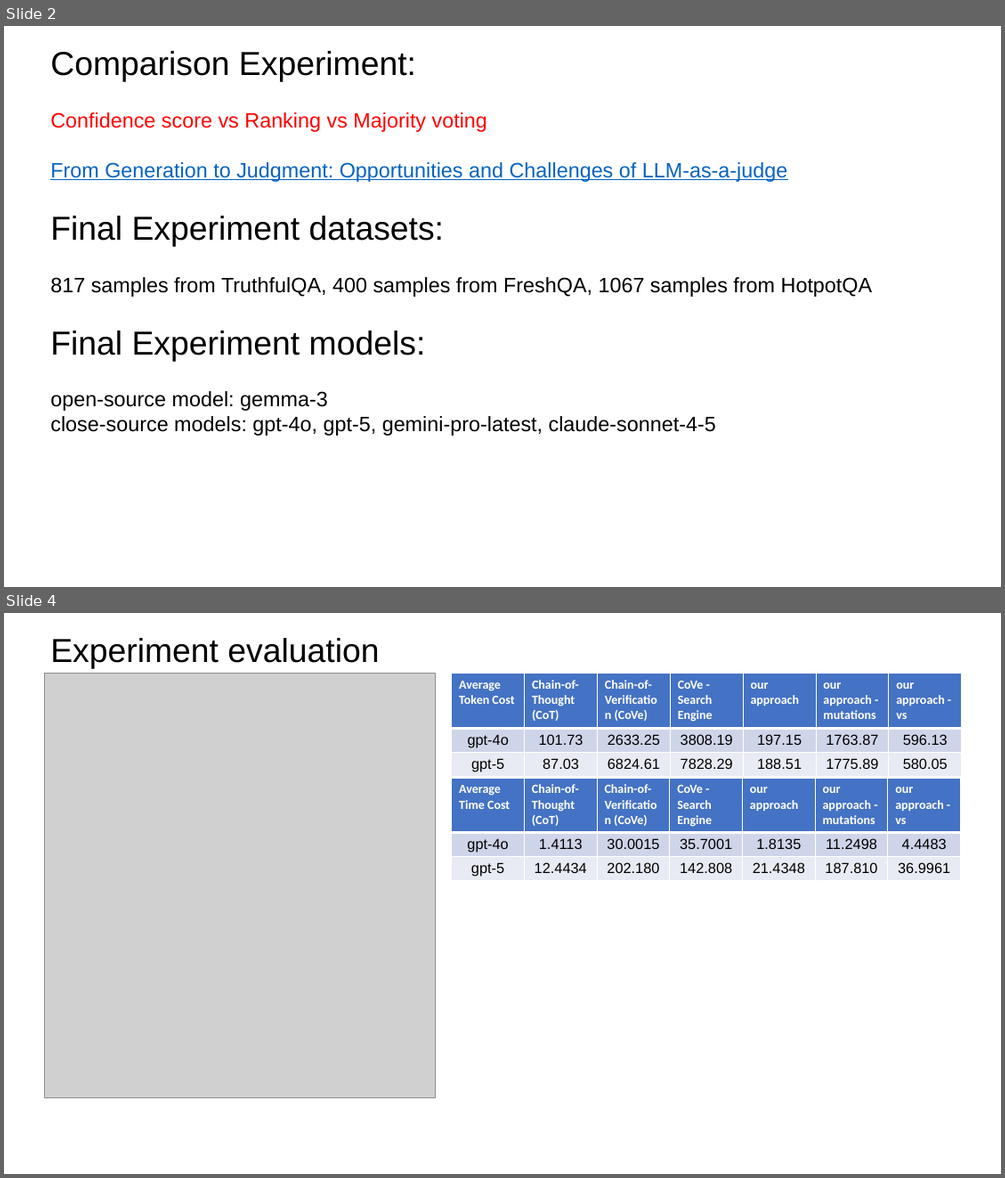
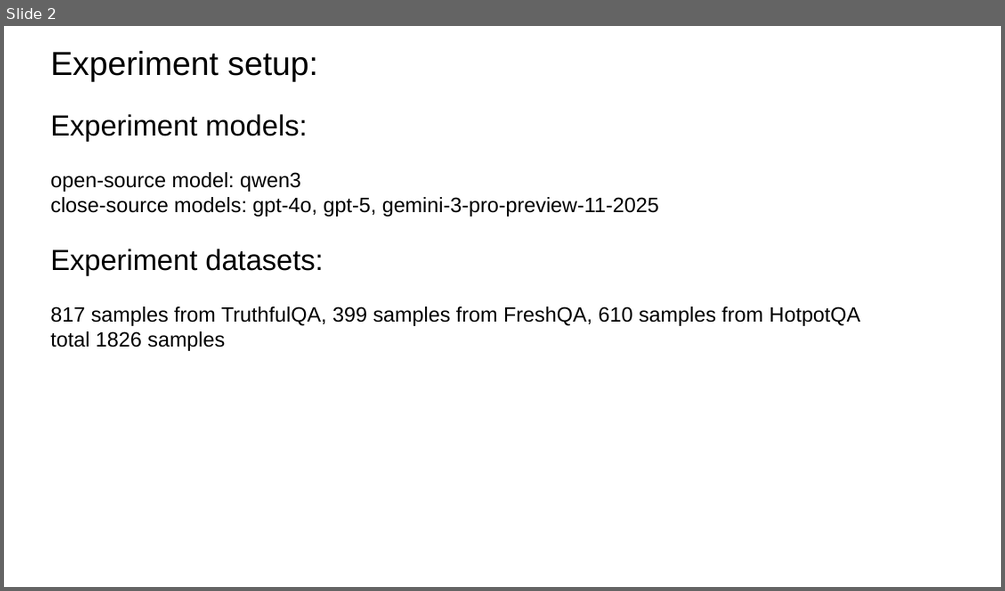
Before and after one commit to zbybr/LLMHalluMiti, a slide deck: slides/20260108.pptx. Shown one above the other, each under a label of ours: slides 2 and 4 before the commit, slide 2 after it; the slides between them are not shown. The pictures are 1005x1178 and 1005x591 pixels, drawn with LibreOffice and Linux fonts; fonts in the diff are those of the drawing; grey boxes stand for pictures. Boxes give left, top, right and bottom in pixels: in the first picture for what was removed or moved away, otherwise in the second. Text is boxed around its words. In the diff, an @@ line names an element or a change of style, - is before the commit and + after.

```diff
--- a/slides/20260108.pptx
+++ b/slides/20260108.pptx
@@ slide 4 removed at box(4, 613, 1001, 1174), background #FFFFFF @@
@@ text removed at box(50, 638, 379, 669) @@
-Experiment evaluation
@@ picture removed at box(44, 673, 436, 1097) @@
@@ table removed at box(452, 673, 960, 778), 3 rows, 7 columns @@
-Average Token Cost | Chain-of-Thought (CoT) | Chain-of-Verification (CoVe) | CoVe - Search Engine | our approach | our approach - mutations | our approach - vs
-gpt-4o | 101.73 | 2633.25 | 3808.19 | 197.15 | 1763.87 | 596.13
-gpt-5 | 87.03 | 6824.61 | 7828.29 | 188.51 | 1775.89 | 580.05
@@ table removed at box(452, 779, 960, 883), 3 rows, 7 columns @@
-Average Time Cost | Chain-of-Thought (CoT) | Chain-of-Verification (CoVe) | CoVe - Search Engine | our approach | our approach - mutations | our approach - vs
-gpt-4o | 1.4113 | 30.0015 | 35.7001 | 1.8135 | 11.2498 | 4.4483
-gpt-5 | 12.4434 | 202.180 | 142.808 | 21.4348 | 187.810 | 36.9961
@@ slide 2 changed as well @@
@@ text at box(50, 51, 860, 351): text changed @@
-Comparison Experiment:
-Confidence score vs Ranking vs Majority voting
-From Generation to Judgment: Opportunities and Challenges of LLM-as-a-judge
-Final Experiment datasets:
-817 samples from TruthfulQA, 400 samples from FreshQA, 1067 samples from HotpotQA
-Final Experiment models:
-open-source model: gemma-3
-close-source models: gpt-4o, gpt-5, gemini-pro-latest, claude-sonnet-4-5
+Experiment setup:
+Experiment models:
+open-source model: qwen3
+close-source models: gpt-4o, gpt-5, gemini-3-pro-preview-11-2025
+Experiment datasets:
+817 samples from TruthfulQA, 399 samples from FreshQA, 610 samples from HotpotQA
+total 1826 samples
```
Also in this commit, not shown: 2 slides added, 2 other slides removed, 8 other files.
